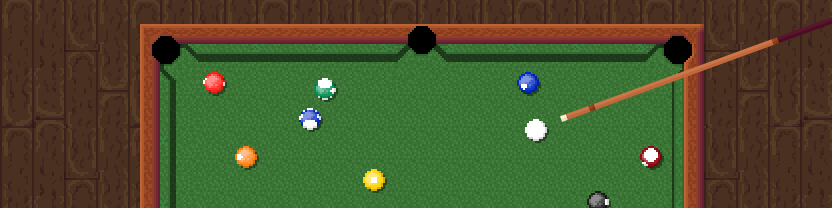
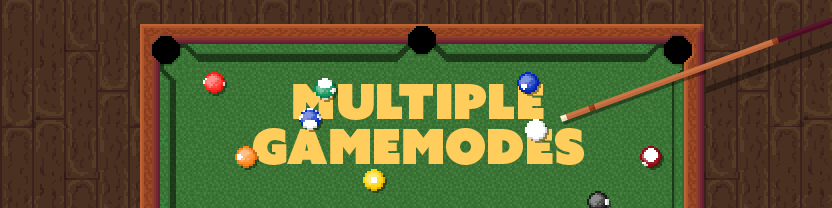
Comparing the layer stacks of the two 832px x 208px images. Changes:
added layer "Layer 73" (37%) above "Layer 72" over bbox(705, 41, 832, 94)
renamed "Shadow" to "Layer 72", opacity 50% → 37%, moved it out of group "Right Edge", painted on it over bbox(562, 69, 706, 146)
removed group "Felt" (11th of 11, in "Table") (56 layers) from group "Table" over bbox(253, 84, 646, 165)
removed layer "Layer 49" from group "Felt" over bbox(550, 146, 582, 165)
removed layer "Layer 47" from group "Felt" over bbox(550, 114, 582, 146)
removed layer "Layer 46" from group "Felt" over bbox(518, 114, 550, 146)
removed layer "Layer 44" from group "Felt" over bbox(518, 84, 544, 114)
removed layer "Layer 39" from group "Felt" over bbox(488, 114, 518, 146)
removed layer "Layer 38" from group "Felt" over bbox(454, 114, 485, 146)
removed layer "Layer 37" from group "Felt" over bbox(489, 84, 514, 114)
removed layer "Layer 36" from group "Felt" over bbox(455, 84, 486, 114)
removed layer "Layer 31" from group "Felt" over bbox(422, 114, 454, 146)
removed layer "Layer 30" from group "Felt" over bbox(390, 114, 422, 146)
removed layer "Layer 29" from group "Felt" over bbox(422, 84, 452, 114)
removed layer "Layer 28" from group "Felt" over bbox(390, 84, 422, 114)
removed layer "Layer 23" from group "Felt" over bbox(358, 114, 390, 146)
removed layer "Layer 22" from group "Felt" over bbox(326, 114, 358, 146)
removed layer "Layer 21" from group "Felt" over bbox(358, 84, 390, 114)
removed layer "Layer 20" from group "Felt" over bbox(326, 84, 358, 114)
removed layer "Layer 15" from group "Felt" over bbox(294, 114, 326, 146)
removed layer "Layer 14" from group "Felt" over bbox(262, 114, 294, 146)
removed layer "Layer 13" from group "Felt" over bbox(294, 84, 326, 114)
added layer "Multiple Gamemodes" above "Table" over bbox(253, 84, 584, 165)
added layer "Table" (2nd of 2, in "Table") in group "Table" over bbox(253, 70, 704, 165)
…and 24 more changes (24 removed)
